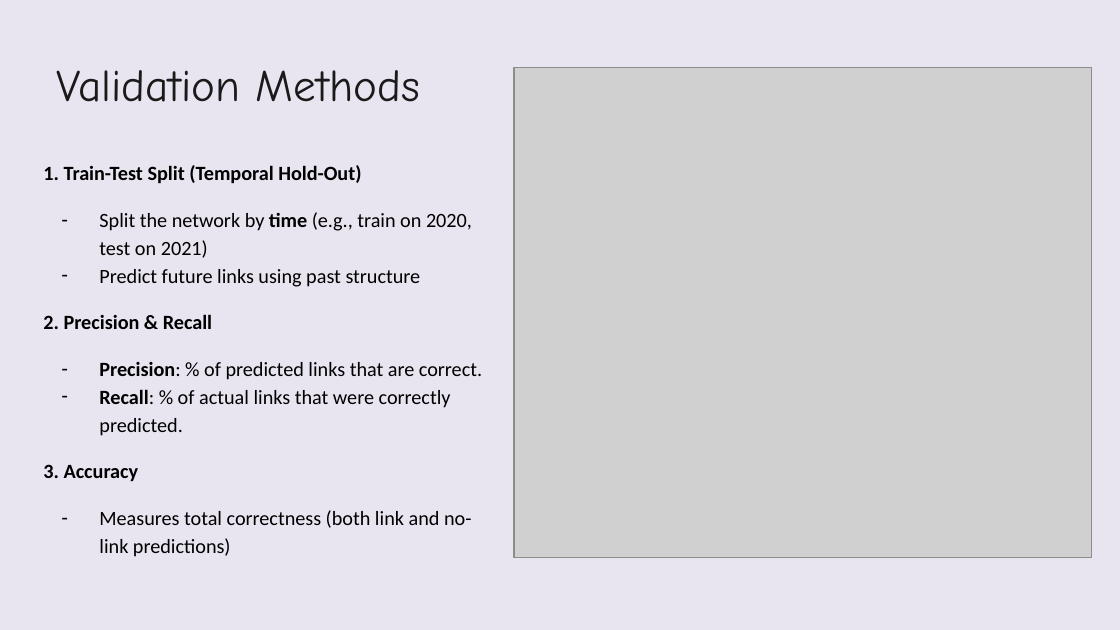
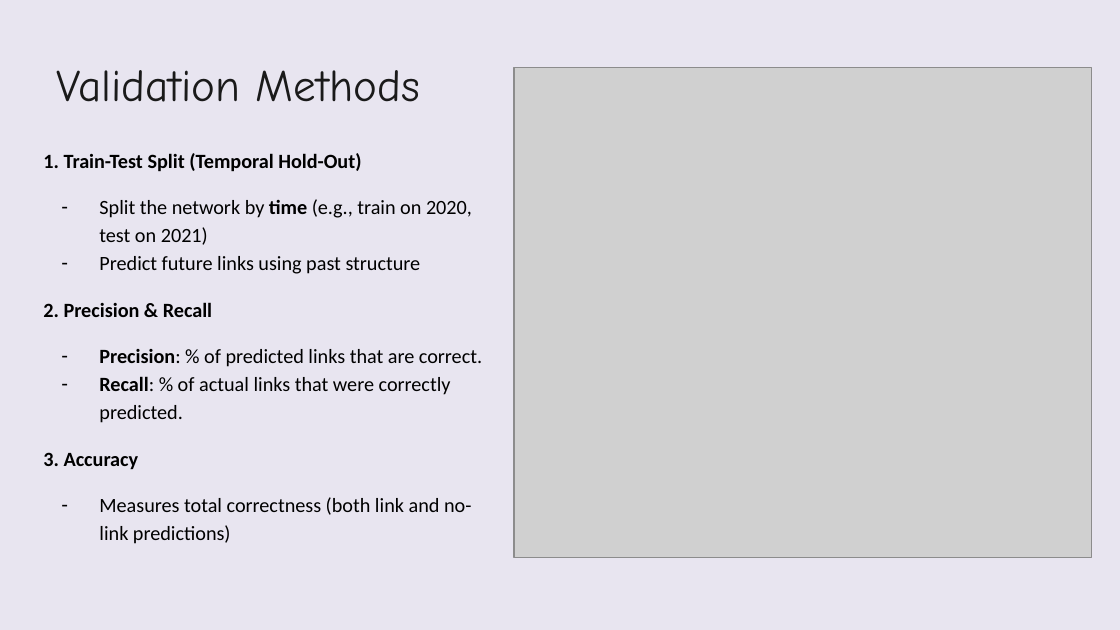
Before and after one commit to VatsalBhuva11/hoax-call-temporal-analysis, a slide deck: slide 29 of Group_16_SNA.pptx (slide 19 before the commit). Drawn at 1120x630 pixels with LibreOffice and Linux fonts; fonts in the diff are those of the drawing; grey boxes stand for pictures; background and template pictures are left out. Boxes give left, top, right and bottom in pixels: in the first picture for what was removed or moved away, otherwise in the second. Text is boxed around its words. In the diff, an @@ line names an element or a change of style, - is before the commit and + after.

```diff
--- a/Group_16_SNA.pptx
+++ b/Group_16_SNA.pptx
@@ text "1. Train-Test Split (Temporal Hold-Out)" moved from (x1=43, y1=165, x2=482, y2=557) to (x1=43, y1=153, x2=482, y2=544) @@
```
Also in this commit, not shown: 3 other slides changed, 11 slides added, 1 slide removed, 3 other files.
